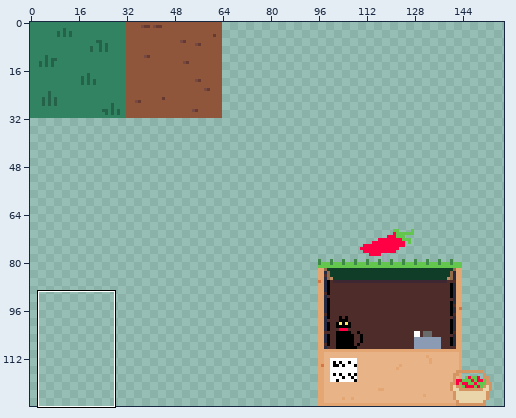
Edited in one commit: sprite sheet (Sprites/Grass.png). The first picture is a wide view before the edit; the outline marks the close-up.
Close-up. Before the commit:
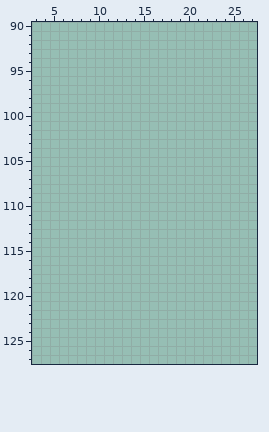
The file is 192x128 pixels. Colours within 5 levels of each other are drawn and written as one. Shown: x 3..27, y 90..127. The wide view leaves out empty margins. The commit also changed other parts of the picture, which this record leaves out.
Palette (. is transparent): 
Once edited:
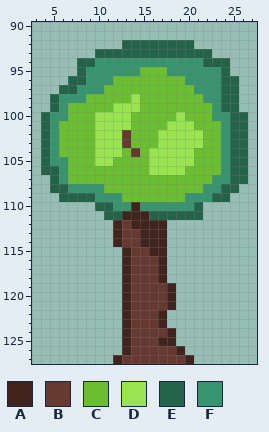
Colours new in this view: A #42241e  B #663931  C #6abe30  D #99e550  E #246349  F #37946e
What changed:
Changed rows in their new state; - is an unchanged pixel.
first column x 4:
 92 ---------EEEEEEEE------
 93 ------EEEEEEEEEEEEE----
 94 ----EEFFFFFFFFFFFFEEE--
 95 ----EFFFFFFCCCFFFFFFE--
 96 ---EEFFFCCCCCCCCFFFFEE-
 97 --EEFFFCCCCCCCCCCFFFEE-
 98 -EFFFCCCCCDCCCCCCCFFEE-
 99 -EFCCCCCDDDCCCCCCCCFEE-
100 EFFCCCDDDDCCCCCDCCCFFEE
101 EFCCCCDDDDCCCCDDDCCCFEE
102 EFCCCCDDDBCCCDDDDDCCFEE
103 EFCCCCDDDBCCCDDDDDCCFEE
104 EFCCCCDDDCBCDDDDDCCCFEE
105 EFFCCCDDCCCCDDDDDCCCFEE
106 EEFCCCCCCCCCDDDDCCCCFEE
107 -EFCCCCCCCCCCCCCCCCFFEE
108 -EEFFFFCCCCCCCCCCCFFEE-
109 --EEEEFFFCCCCCCCFFFEE--
110 ------EEFFAFFFFFFE-----
111 -------EEAAAEEEEEE-----
112 --------ABAAAA---------
113 --------ABBAAA---------
114 --------ABBAAA---------
115 ---------ABBAA---------
116 ---------ABBBA---------
117 ---------ABBBA---------
118 ---------ABBBA---------
119 ---------ABBBBA--------
120 ---------ABBBBA--------
121 ---------ABBBBA--------
122 ---------ABBBA---------
123 ---------ABBBA---------
124 ---------ABBBBA--------
125 ---------ABBBAA--------
126 ---------ABBBBBA-------
127 --------ABBBBBBBA------
Changed places in both close-ups, as pixel boxes (x1, y1, x2, y2):
added: (41, 40, 248, 364)
